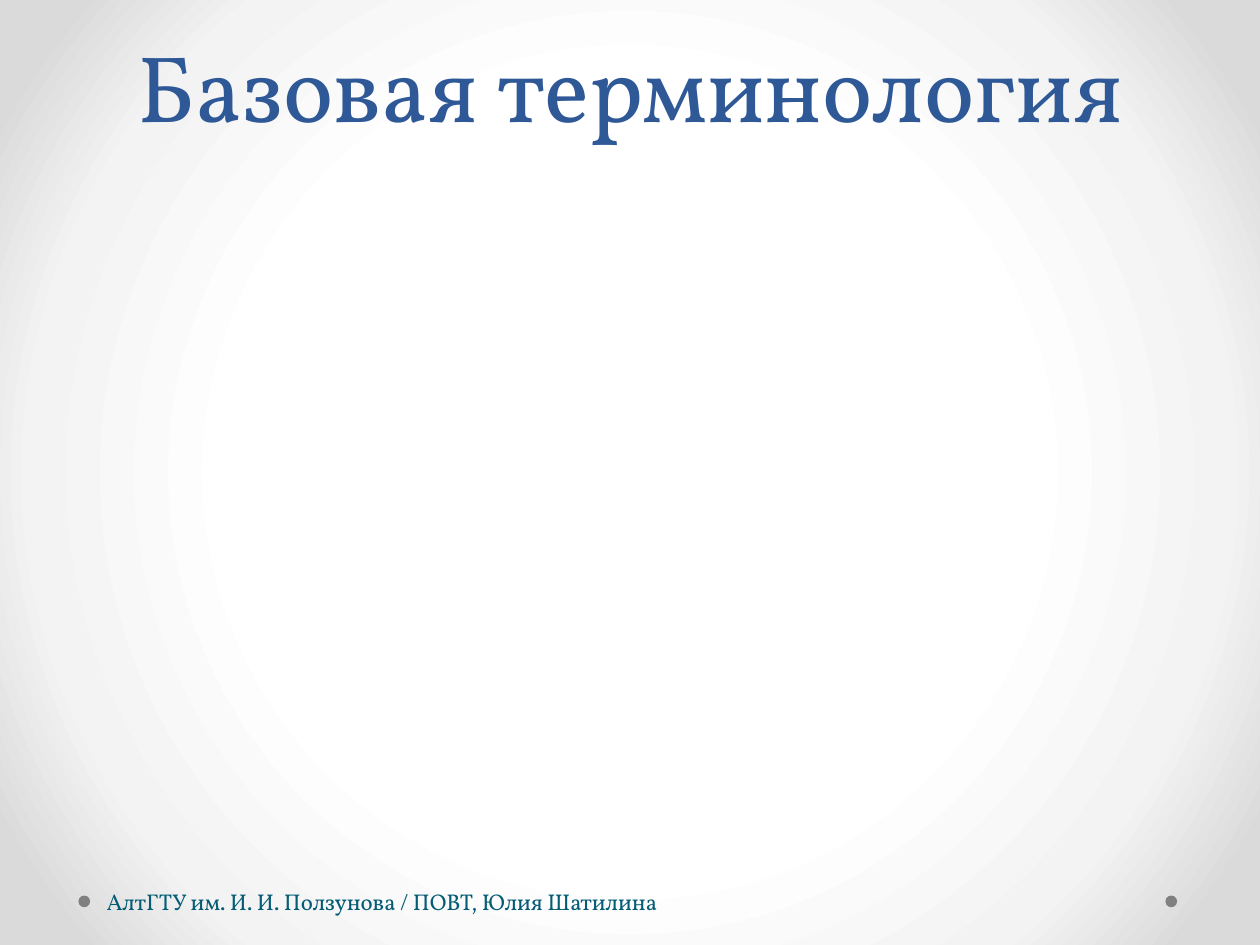
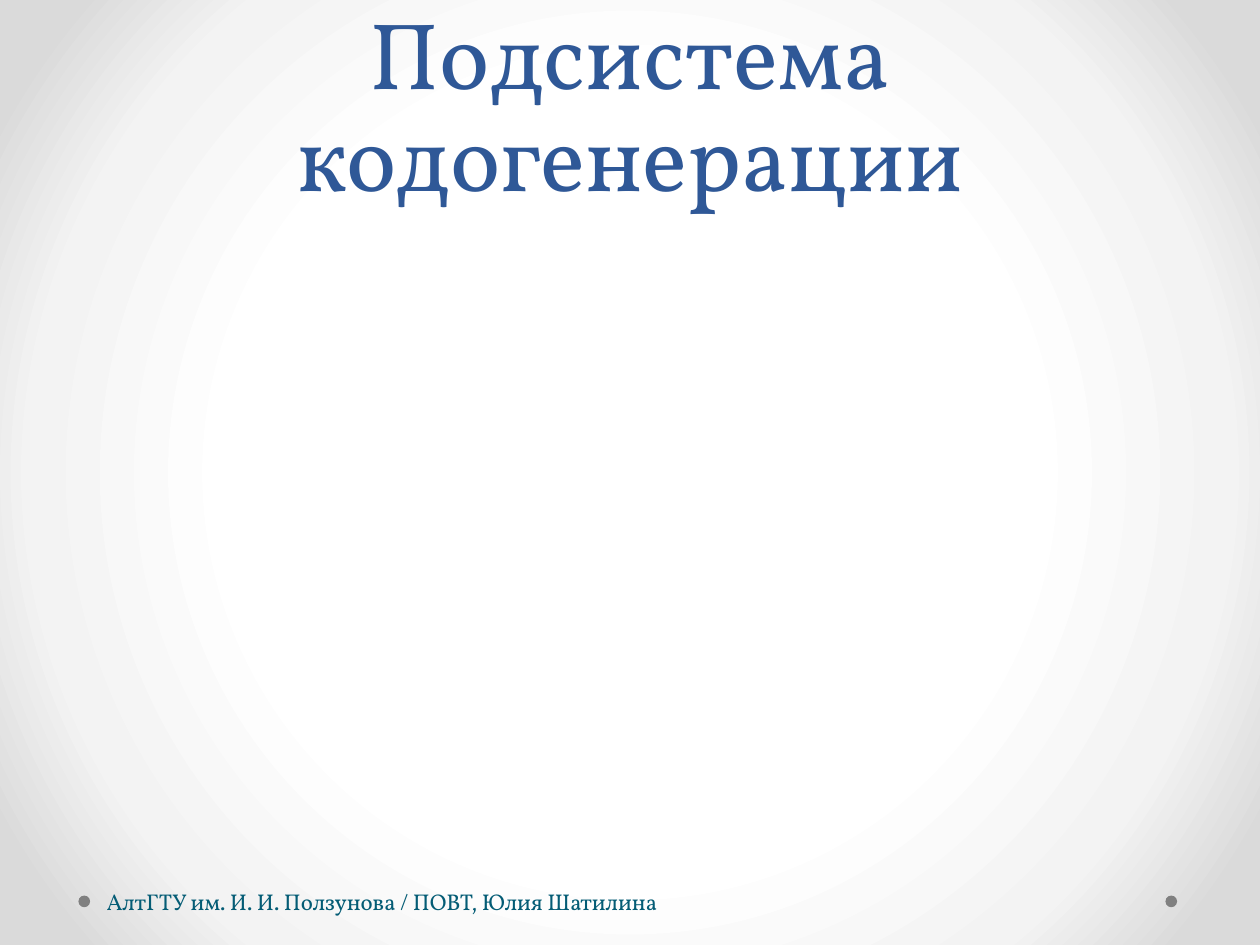
Before and after one commit to hisohito/proto-doc, a slide deck: slide 11 of shatilina.pptx (slide 3 before the commit). Drawn at 1260x945 pixels with LibreOffice and Linux fonts; fonts in the diff are those of the drawing. Boxes give left, top, right and bottom in pixels: in the first picture for what was removed or moved away, otherwise in the second. Text is boxed around its words. In the diff, an @@ line names an element or a change of style, - is before the commit and + after.

```diff
--- a/shatilina.pptx
+++ b/shatilina.pptx
@@ title added at box(297, 25, 962, 214), 54 pt, text #2F5897 @@
+Подсистема кодогенерации
@@ text removed at box(137, 58, 1122, 145) @@
-Базовая терминология
```
Also in this commit, not shown: 9 other slides changed, 3 slides added, 2 slides removed.
